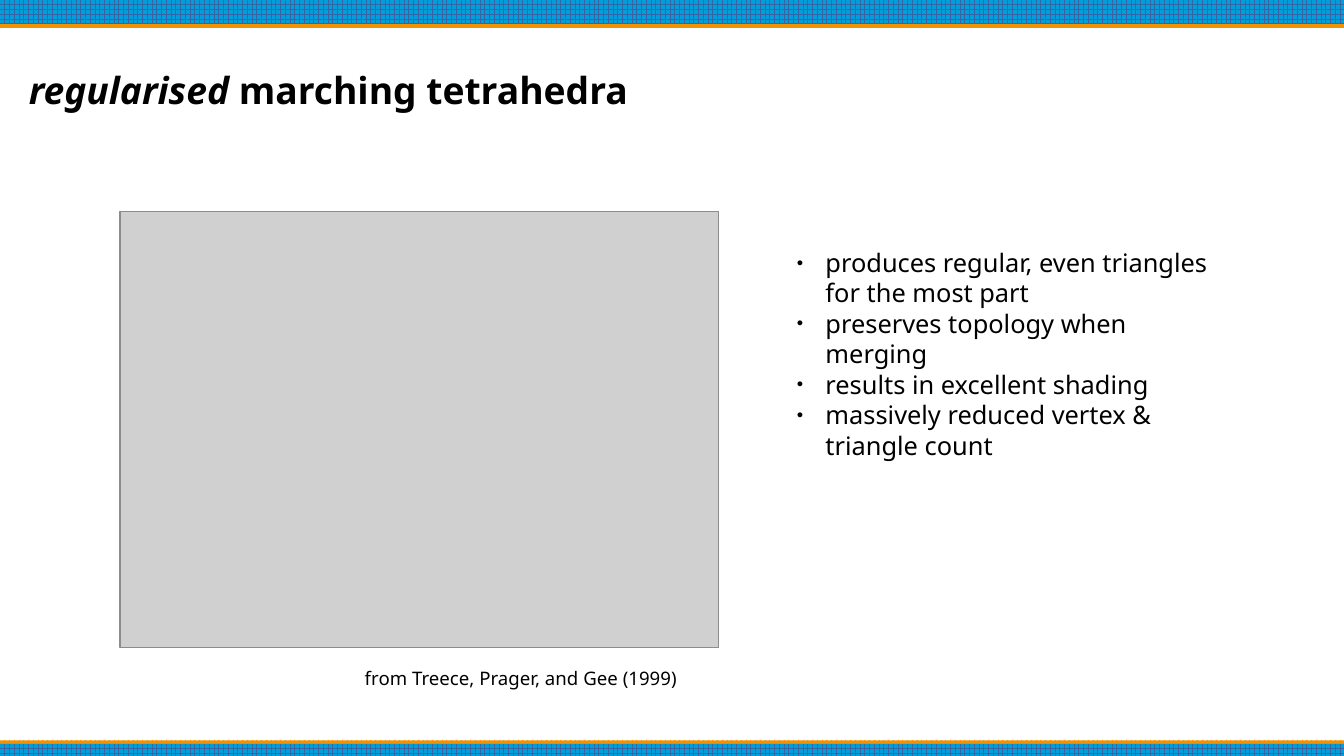
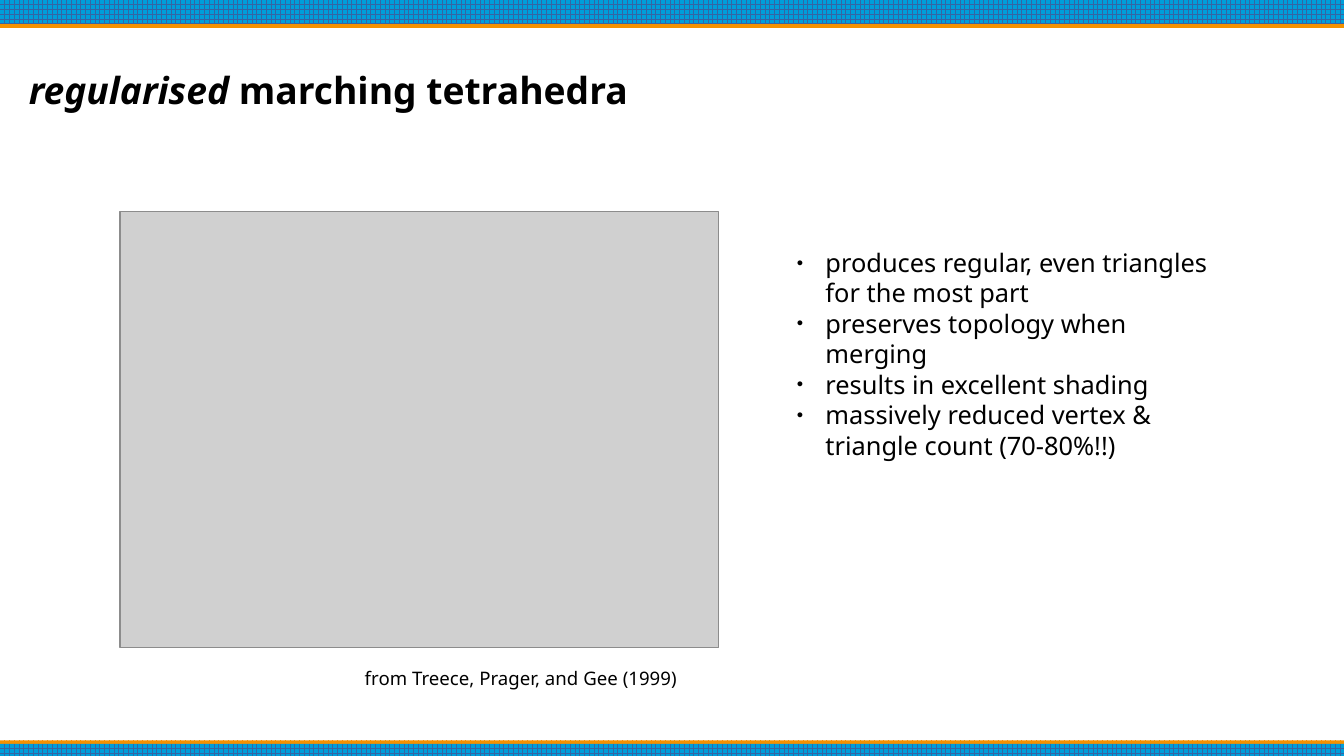
Before and after one commit to oculometric/marching-tetrahedra-fyp, a slide deck: slide 7 of doc/mid project review.odp. Drawn at 1344x756 pixels with LibreOffice and Linux fonts; fonts in the diff are those of the drawing; grey boxes stand for pictures. Boxes give left, top, right and bottom in pixels: in the first picture for what was removed or moved away, otherwise in the second. Text is boxed around its words. In the diff, an @@ line names an element or a change of style, - is before the commit and + after.

```diff
--- a/doc/mid project review.odp
+++ b/doc/mid project review.odp
@@ text at (x1=825, y1=404, x2=1126, y2=461): text changed @@
-● massively reduced vertex & triangle count
+● massively reduced vertex & triangle count (70-80%!!)
```
Also in this commit, not shown: 4 other slides changed, 8 slides added, 3 slides removed, 1 other file.
